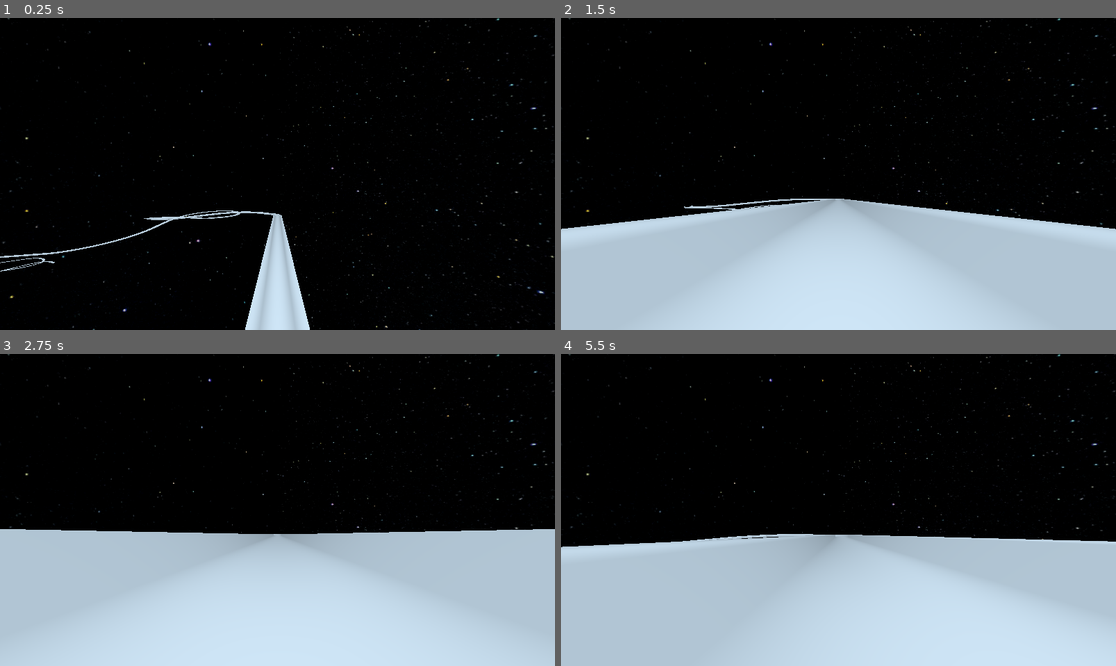
Above: before the commit, frames 1-4 (two rows, left to right).
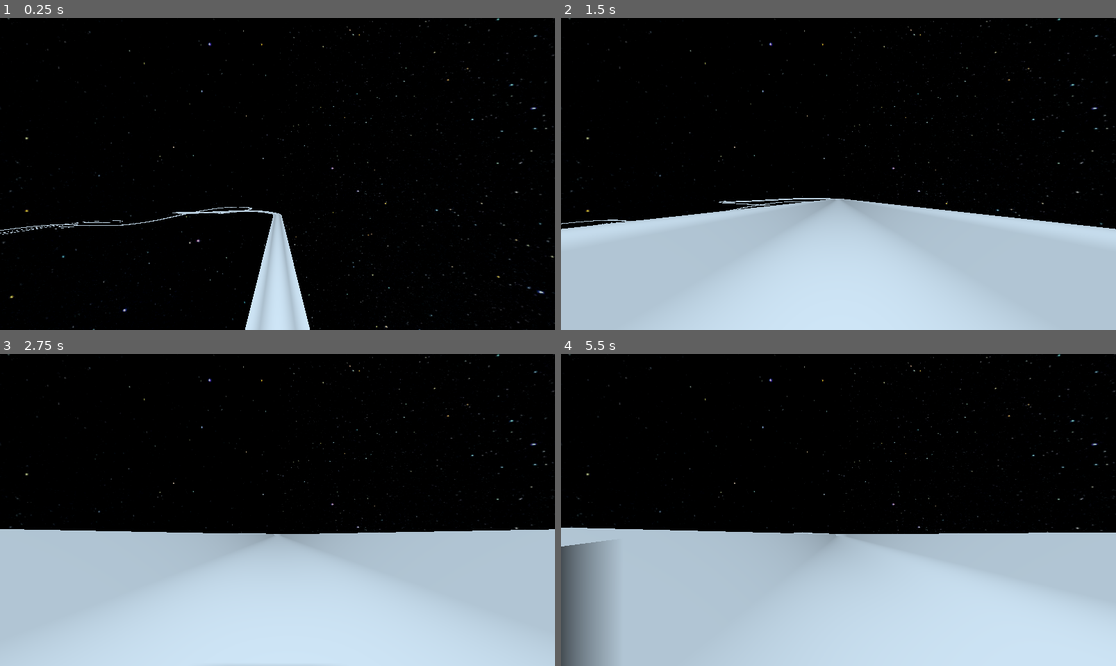
Above: after the commit, the same moments.

Repository: ArijaK/luge_vr
Game: Godot game, scene res://scenes/main/main.tscn
Same seed, same stepped clock (60 frames per second), same inputs: the game is played once before the commit and once after it.
Inputs:
- Up to frame 1 (0.25 s): no input
- Up to frame 2 (1.5 s): no input
- Up to frame 3 (2.75 s): no input
- Up to frame 4 (5.5 s): no input

The runs differ from the first frame. In frame 1, 0.7% of the frame differs, in the area x 0-51%, y 60-82%; in frame 2, 0.3%; in frame 3, less than 0.1%; in frame 4, 5.6%, in the area x 0-100%, y 55-100%.

Commit message:
Add smoothening of the curves (fixed values)

Diff:
--- a/vr/scenes/track/centerline.gd
+++ b/vr/scenes/track/centerline.gd
@@ -6,23 +6,24 @@
 	# Because Z is forward
 	var point = Vector3(0.0, 0.0, track.start_at)
 	var slope = track.get_slope(-point.z)
-	var radius = track.get_radius(-point.z)
+	var curvature = track.get_curvature(-point.z)
 
 	curve.add_point(point)
 
 	for i in range(floori(track.length/curve.bake_interval)):
 		var Sx = i * curve.bake_interval
 		slope = track.get_slope(Sx)
-		radius = track.get_radius(Sx)
+		curvature = track.get_curvature(Sx)
 
-		if is_zero_approx(radius[0]):
+		if is_zero_approx(curvature[0]):
 			point += direction * curve.bake_interval
 			point.y -= (slope / 100.0) * curve.bake_interval
 		else:
 			var slope_rad = atan(slope / 100.0)
-			var angle_step = radius[0] * curve.bake_interval
-			direction = direction.rotated(Vector3.UP, angle_step * radius[1])
+			var angle_step = curvature[0] * curve.bake_interval
+			direction = direction.rotated(Vector3.UP, angle_step * curvature[1])
 
 			point += direction * curve.bake_interval
 			point.y -= tan(slope_rad) * curve.bake_interval
+
 		curve.add_point(point)
--- a/vr/scenes/track/track.tscn
+++ b/vr/scenes/track/track.tscn
@@ -9,6 +9,8 @@
 rough = true
 
 [sub_resource type="Curve3D" id="Curve3D_0mev1"]
+
+[sub_resource type="ConcavePolygonShape3D" id="ConcavePolygonShape3D_0mev1"]
 
 [node name="Track" type="StaticBody3D"]
 physics_material_override = SubResource("PhysicsMaterial_mll3j")
@@ -22,3 +24,4 @@
 script = ExtResource("3_0mev1")
 
 [node name="CollisionShape3D" type="CollisionShape3D" parent="."]
+shape = SubResource("ConcavePolygonShape3D_0mev1")
--- a/vr/scenes/track/track_data.gd
+++ b/vr/scenes/track/track_data.gd
@@ -2,6 +2,8 @@
 
 var length = 0.0
 var start_at = 0.0
+# NOTE: Currently hardcoded
+var curve_transition_percent = 0.23
 var track_shape = PackedVector3Array()
 var slope_segments = Array()
 var curve_segments = Array()
@@ -9,8 +11,16 @@
 var current_slope_idx = 0
 var current_curve_idx = 0
 
+# TODO: Probably needs some sort of renaming
+func find_curvature(at_relative: float, max_curvature: float, transition_relative: float) -> float:
+	if at_relative <= transition_relative:
+		return max_curvature * (at_relative / transition_relative)
+	elif at_relative >= 1.0 - transition_relative:
+		return max_curvature * ((1.0 - at_relative) / transition_relative)
+	else:
+		return max_curvature
 
-func get_radius(at: float):
+func get_curvature(at: float) -> Array:
 	while current_curve_idx < curve_segments.size():
 		var segment = curve_segments[current_curve_idx]
 
@@ -19,7 +29,9 @@
 				if is_zero_approx(segment.radius):
 					return [0.0, 0]
 				else:
-					return [1/segment.radius, segment.turn]
+					var at_relative = (at - segment.Sx_entrance) / segment.length
+					var max_curvature = 1 / segment.radius
+					return [find_curvature(at_relative, max_curvature, curve_transition_percent), segment.turn]
 			else:
 				current_curve_idx += 1
 		else:
Not shown: 1 places in vr/scenes/track/track.tscn that only renumber resources
